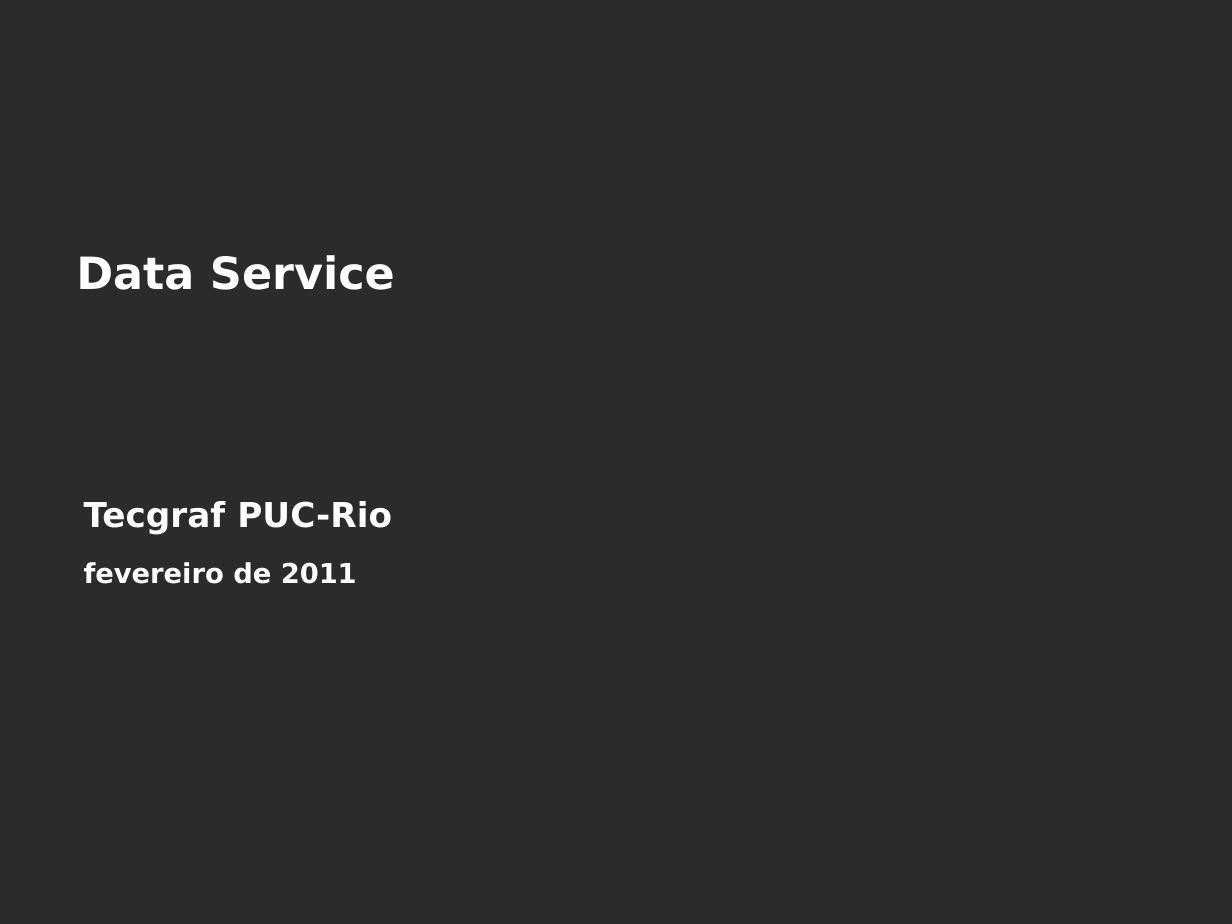
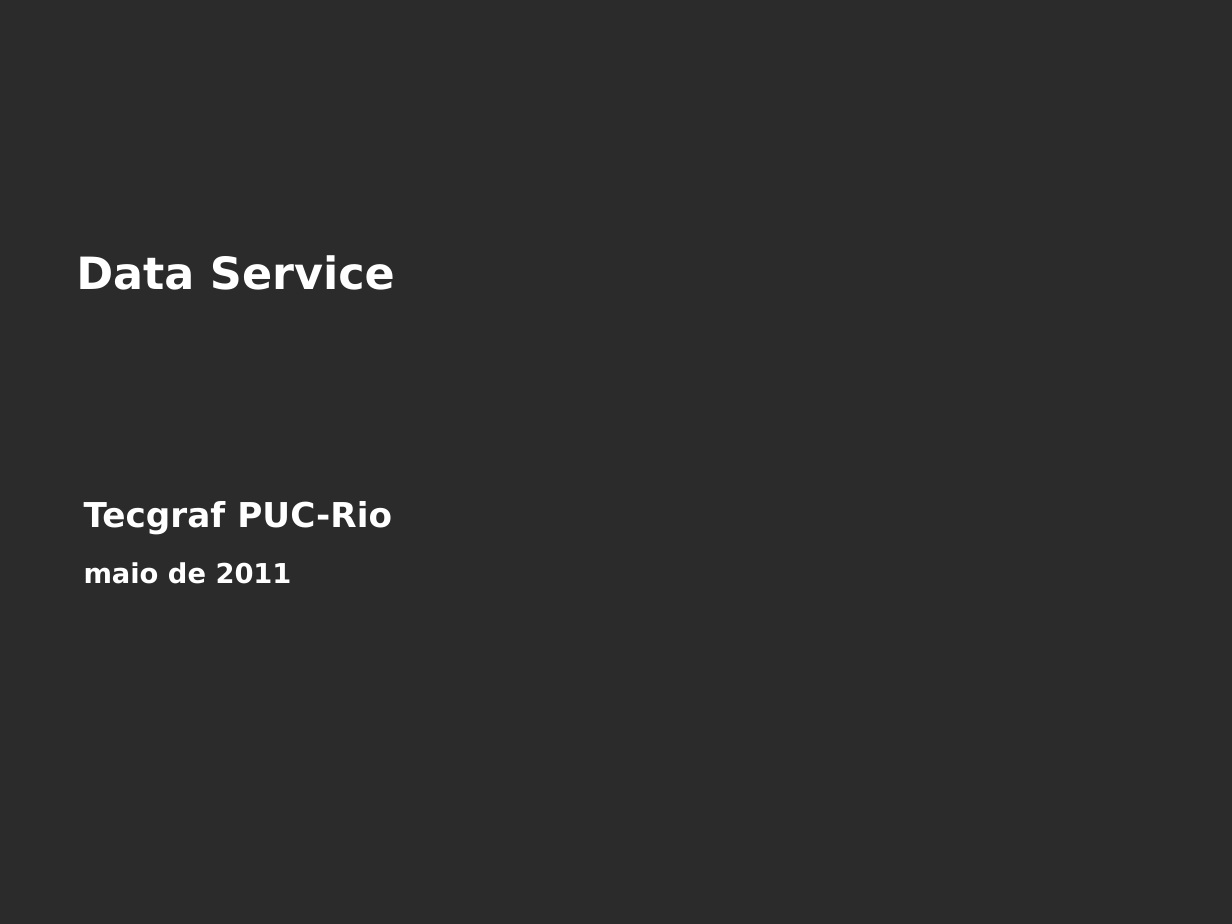
Before and after one commit to amadeubarbosa/openbus-core, a slide deck: slide 1 of docs/cursos/developer/11.DataService.ppt. Drawn at 1232x924 pixels with LibreOffice and Linux fonts; fonts in the diff are those of the drawing; background and template pictures are left out; a plain dark background stands for a picture behind light text. Boxes give left, top, right and bottom in pixels: in the first picture for what was removed or moved away, otherwise in the second. Text is boxed around its words. In the diff, an @@ line names an element or a change of style, - is before the commit and + after.

```diff
--- a/docs/cursos/developer/11.DataService.ppt
+++ b/docs/cursos/developer/11.DataService.ppt
@@ text at [84,562,292,584]: text changed @@
-fevereiro de 2011
+maio de 2011
```
Also in this commit, not shown: 1 other slide changed.
